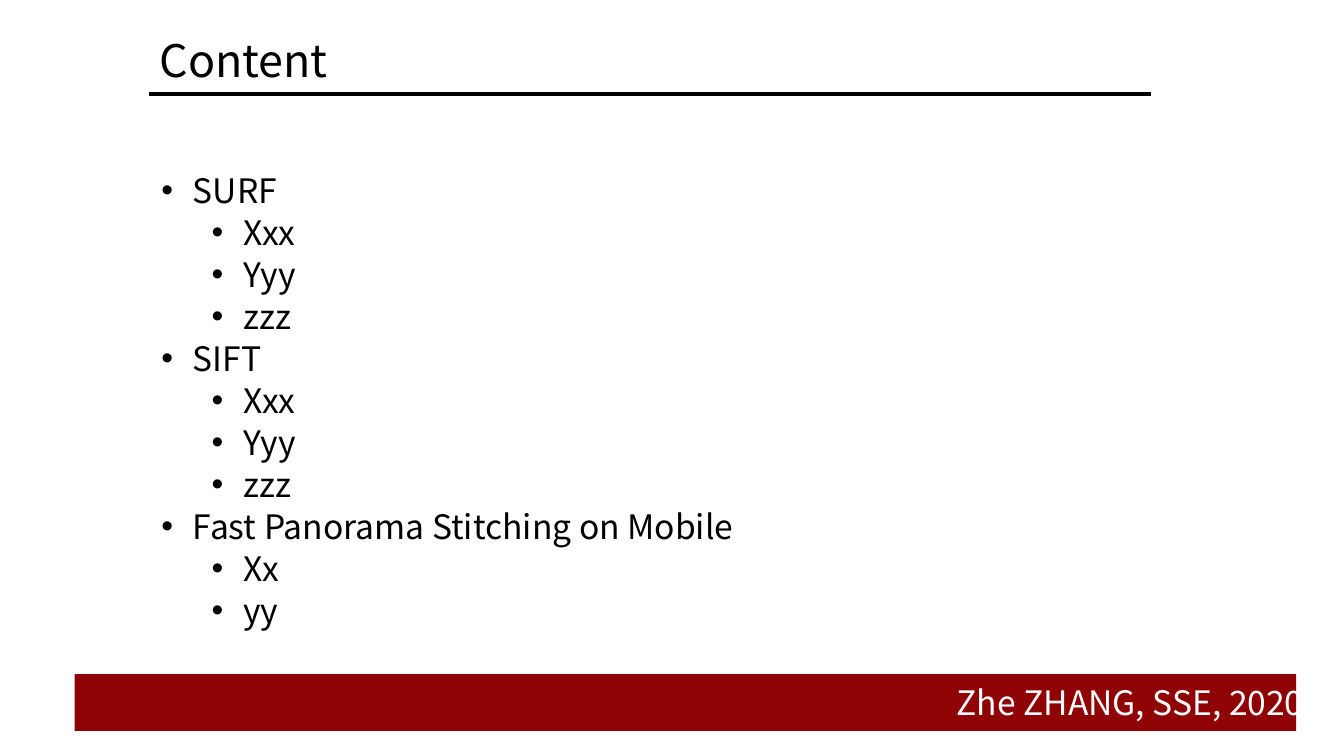
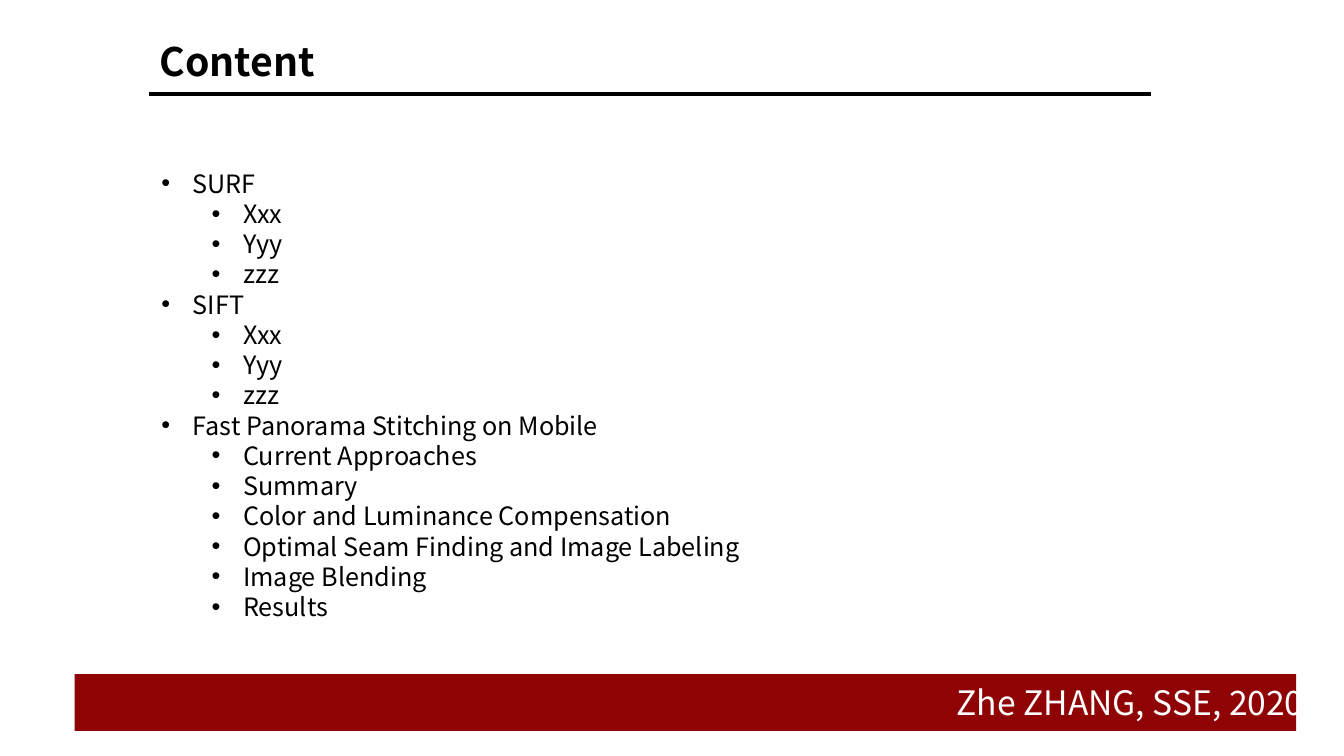
Before and after one commit to doubleZ0108/Panorama-Stitching, a slide deck: slide 2 of Panorama-Stitching-on-Mobile/pre/pre.pptx. Drawn at 1344x756 pixels with LibreOffice and Linux fonts; fonts in the diff are those of the drawing; background and template pictures are left out. Boxes give left, top, right and bottom in pixels: in the first picture for what was removed or moved away, otherwise in the second. Text is boxed around its words. In the diff, an @@ line names an element or a change of style, - is before the commit and + after.

Commit message:
:page_facing_up:finish mobile pre

```diff
--- a/Panorama-Stitching-on-Mobile/pre/pre.pptx
+++ b/Panorama-Stitching-on-Mobile/pre/pre.pptx
@@ title "Content" at (160,46,315,77): size 32 to 28 pt, bold on @@
@@ text at (193,174,598,441): size 24 to 18 pt in "SURF", "Xxx", "Yyy", "zzz" and 5 more places; line spacing 30pt to 1 @@
@@ text at (243,439,739,617): text changed; size 24 to 18 pt; font Noto Sans CJK JP to Noto Sans CJK SC @@
-  • Xx
-  • yy
+  • Current Approaches
+  • Summary
+  • Color and Luminance Compensation
+  • Optimal Seam Finding and Image Labeling
+  • Image Blending
+  • Results
```
Also in this commit, not shown: 1 other slide changed, 15 slides added, 3 other files.
